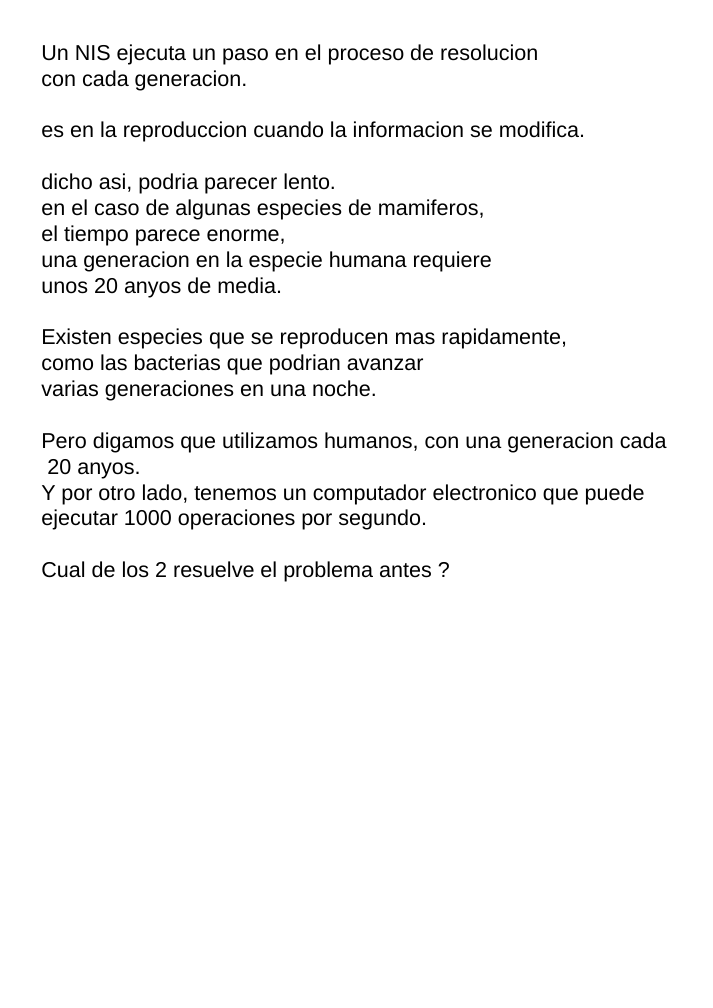
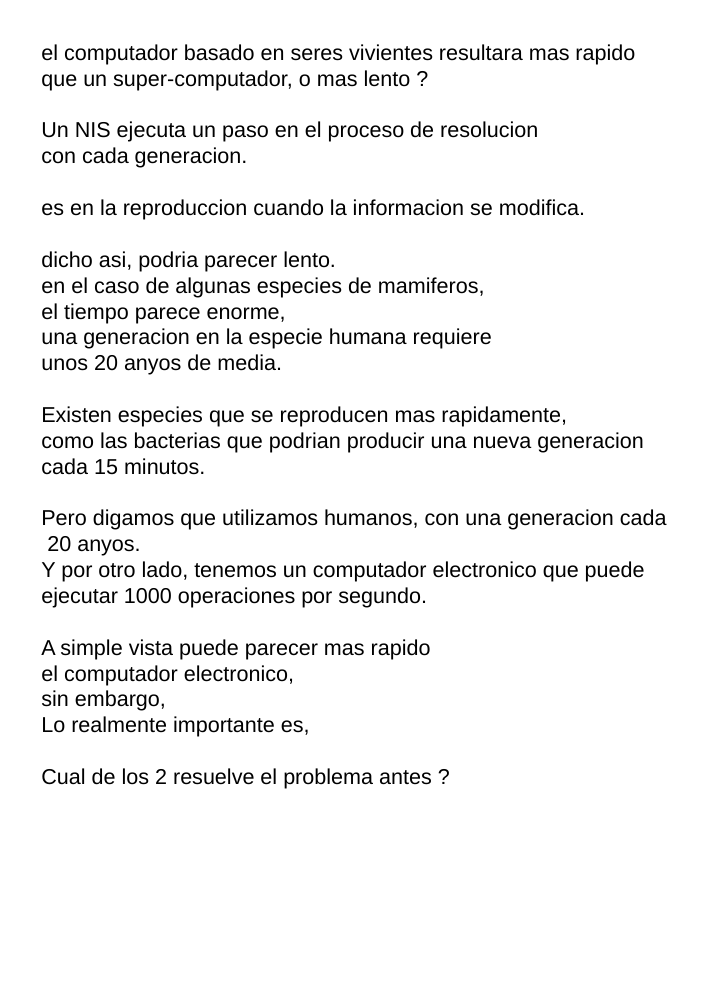
Before and after one commit to fabhrius/La-Cosa, a slide deck: slide 11 of capitulos/Potencia del sistema/Potencia del sistema.odp. Drawn at 713x1008 pixels with LibreOffice and Linux fonts; fonts in the diff are those of the drawing. Boxes give left, top, right and bottom in pixels: in the first picture for what was removed or moved away, otherwise in the second. Text is boxed around its words. In the diff, an @@ line names an element or a change of style, - is before the commit and + after.

```diff
--- a/capitulos/Potencia del sistema/Potencia del sistema.odp
+++ b/capitulos/Potencia del sistema/Potencia del sistema.odp
@@ text at <box>41,44,635,91</box>: paragraph added @@
+el computador basado en seres vivientes resultara mas rapido que un super-computador, o mas lento ?
@@ text at <box>41,432,644,475</box>: text changed @@
-como las bacterias que podrian avanzar
-varias generaciones en una noche.
+como las bacterias que podrian producir una nueva generacion cada 15 minutos.
@@ text at <box>41,639,431,737</box>: paragraphs added @@
+A simple vista puede parecer mas rapido
+el computador electronico,
+sin embargo,
+Lo realmente importante es,
```
Also in this commit, not shown: 3 other slides changed, 2 slides added, 1 other file.
